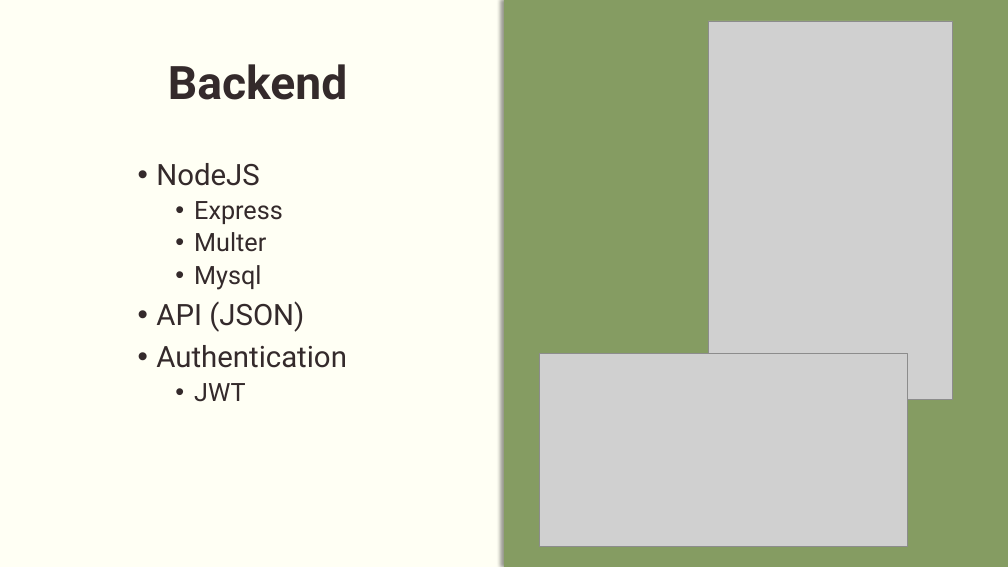
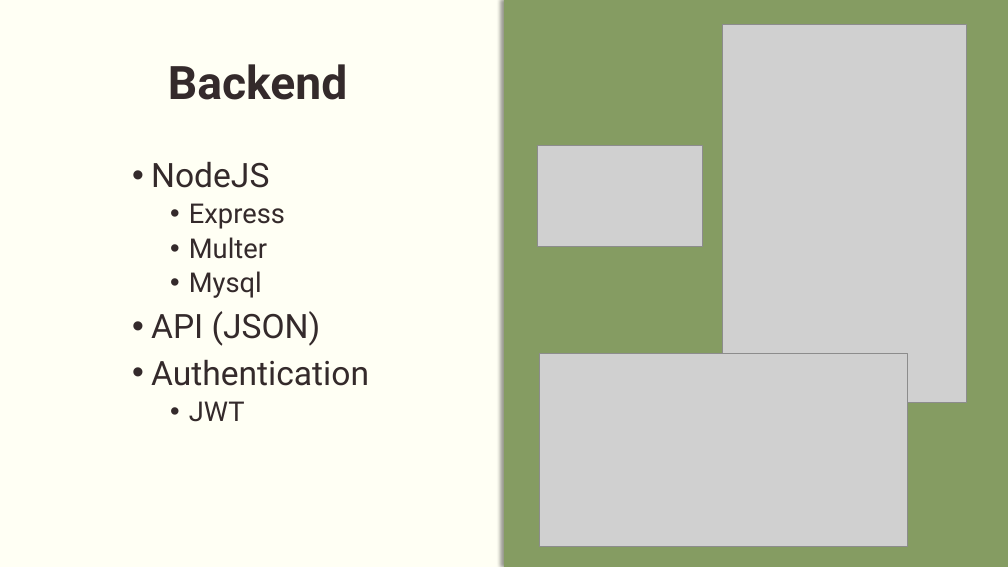
Before and after one commit to momikadragoner/Vizsgaremek, a slide deck: slide 5 of PPT/Agora(2).pptx. Drawn at 1008x567 pixels with LibreOffice and Linux fonts; fonts in the diff are those of the drawing; grey boxes stand for pictures. Boxes give left, top, right and bottom in pixels: in the first picture for what was removed or moved away, otherwise in the second. Text is boxed around its words. In the diff, an @@ line names an element or a change of style, - is before the commit and + after.

```diff
--- a/PPT/Agora(2).pptx
+++ b/PPT/Agora(2).pptx
@@ picture: place and size @@
-picture at (709,21,953,399)
+picture at (723,24,967,402)
@@ picture added at (538,145,702,246) @@
@@ text "NodeJS" at (151,161,369,422): size 28 to 32 pt in "NodeJS", "API (JSON)", "Authentication"; size 24 to 26 pt in "Express", "Multer", "Mysql", "JWT" @@
```
Also in this commit, not shown: 5 other slides changed, 4 other files.
